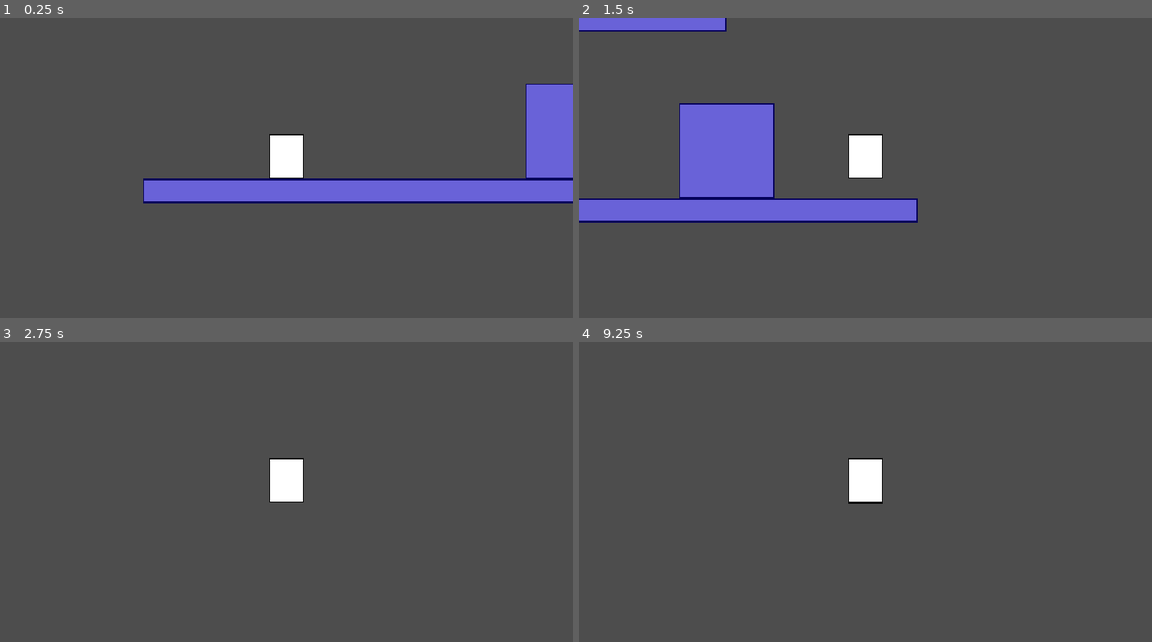
Above: before the commit, frames 1-4 (two rows, left to right).
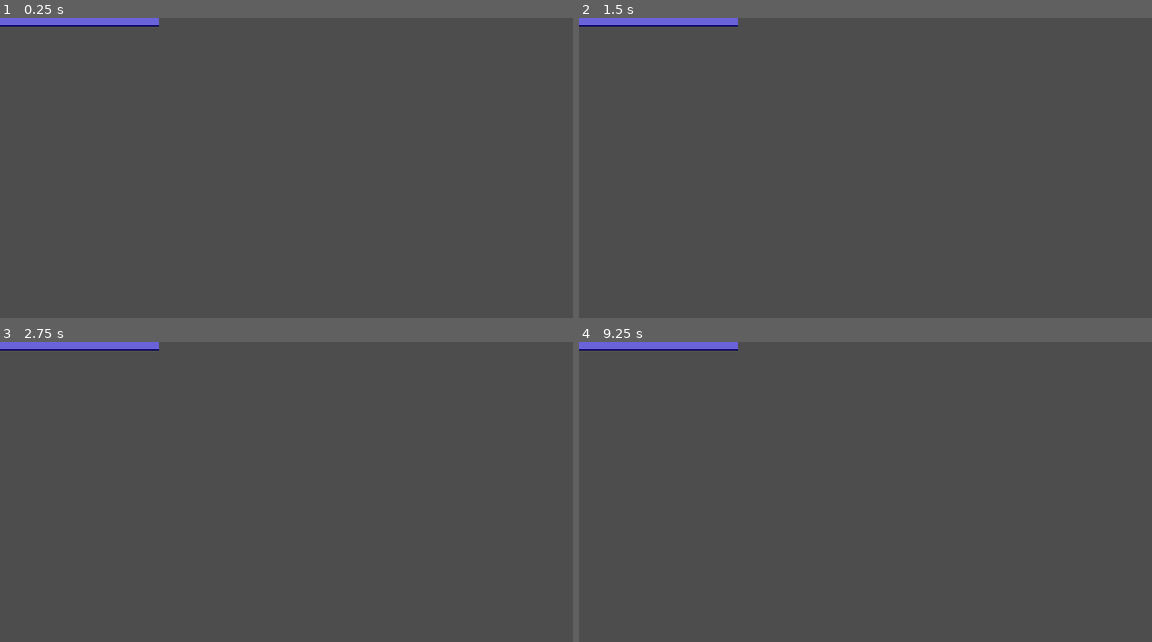
Above: after the commit, the same moments.

Repository: prtrockrs/turnover
Game: Godot game, scene res://scene/areas/area_1.tscn
The game is run twice, just before and just after one commit, with the same random seed, the same clock (stepped at 60 frames per second) and the same inputs.
Inputs:
- Up to frame 1 (0.25 s): no input
- Up to frame 2 (1.5 s): tap Enter at 0.5 s; hold D (player_right) from 0.53 s (still down); tap F (player_transform) at 0.6 s; tap Space (player_jump) at 0.77, 0.8, 1.07, 1.35 s
- Up to frame 3 (2.75 s): tap Space (player_jump) at 1.52, 1.82, 2.3 s; tap F (player_transform) at 1.55, 2.1 s; release D (player_right) at 2.03 s; hold A (player_left) from 2.03 s (still down)
- Up to frame 4 (9.25 s): tap Space (player_jump) at 2.75, 3.02, 3.32, 3.6, 3.77, 4.07, 4.25, 4.52, 4.82, 5.3, 5.75, 5.85, 6.02, 6.32, 6.77, 6.8, 7.07, 7.52, 7.82, 8.1, 9.02 s; release A (player_left) at 2.78 s; hold D (player_right) 2.78-4.28 s; tap F (player_transform) at 2.85, 4.35, 5.1, 6.05, 6.6, 7.35, 8.85 s; tap Enter at 3.5, 5 s; hold A (player_left) 4.28-5.03 s; hold D (player_right) 5.03-5.78 s; hold A (player_left) 5.78-7.28 s; hold D (player_right) from 7.28 s (still down)

The runs differ from the first frame. In frame 1, 11% of the frame differs, in the area x 0-100%, y 0-62%; in frame 2, 12%, in the area x 0-60%, y 0-69%; in frame 3, 1.7%; in frame 4, 1.7%.

Commit message:
select between different movement forms

Diff:
--- a/scene/player.tscn
+++ b/scene/player.tscn
@@ -1,7 +1,10 @@
 [gd_scene format=3 uid="uid://cj7o35avx77y2"]
 
-[ext_resource type="Script" uid="uid://nj6x5mc6mhkq" path="res://scripts/player/control.gd" id="1_y8w33"]
+[ext_resource type="Script" uid="uid://dg7tpx7xftc2f" path="res://scripts/custom_nodes/player.gd" id="1_s4jxa"]
 [ext_resource type="Texture2D" uid="uid://don3mi8gnb18g" path="res://sprites/player.png" id="2_xa75v"]
+[ext_resource type="Script" uid="uid://c0ya2aiifkwai" path="res://scripts/custom_nodes/control_manager.gd" id="3_s4jxa"]
+[ext_resource type="Script" uid="uid://onco07ug4e8r" path="res://scripts/custom_nodes/human_control.gd" id="4_oh5ij"]
+[ext_resource type="Script" uid="uid://3s3nf6wsca6q" path="res://scripts/custom_nodes/mouse_control.gd" id="5_hp4bs"]
 
 [sub_resource type="CapsuleShape2D" id="CapsuleShape2D_rf308"]
 radius = 12.0
@@ -20,3 +23,13 @@
 [node name="CollisionShape2D" type="CollisionShape2D" parent="." unique_id=1715995606]
 position = Vector2(0, -15)
 shape = SubResource("CapsuleShape2D_rf308")
+
+[node name="ControlManager" type="Node" parent="." unique_id=1366761107]
+script = ExtResource("3_s4jxa")
+
+[node name="HumanControl" type="Node" parent="ControlManager" unique_id=117576790]
+script = ExtResource("4_oh5ij")
+metadata/_custom_type_script = "uid://clsu23g4r8yju"
+
+[node name="MouseControl" type="Node" parent="ControlManager" unique_id=430451380]
+script = ExtResource("5_hp4bs")
--- /dev/null
+++ b/scripts/custom_nodes/control_manager.gd
@@ -0,0 +1,47 @@
+extends Node
+
+@onready var human_control: PlayerControl = $HumanControl
+@onready var mouse_control: PlayerControl = $MouseControl
+
+# array of all forms
+@onready var controls: Array[PlayerControl] = [
+	$HumanControl,
+	$MouseControl,
+]
+
+var active_control: PlayerControl
+var selected_index := 0 # human is default
+var choosing_form := false
+
+func _ready() -> void:
+	active_control = controls[selected_index]
+
+func setup(player: Player) -> void:
+	for control in controls:
+		control.setup(player)
+
+func process_controls() -> void:
+	if Input.is_action_just_pressed("player_transform"):
+		print("Choosing form...")
+		choosing_form = true
+		selected_index = controls.find(active_control)
+
+	if choosing_form:
+		if Input.is_action_just_pressed("ui_right"):
+			selected_index = (selected_index + 1) % controls.size()
+		elif Input.is_action_just_pressed("ui_left"):
+			selected_index = (selected_index - 1 + controls.size()) % controls.size()
+
+		print("Select %d?" % [selected_index])
+
+		if Input.is_action_just_released("player_transform"):
+			active_control = controls[selected_index]
+			choosing_form = false
+			print("%d selected." % [selected_index])
+		return
+
+	active_control.handle_input()
+
+func _physics_process(delta: float) -> void:
+	if active_control:
+		active_control.handle_physics(delta)
--- a/scripts/custom_nodes/human_control.gd
+++ b/scripts/custom_nodes/human_control.gd
@@ -1,13 +1,18 @@
-# human controls
 extends PlayerControl
 
-func handle_input(delta: float) -> void:
-	# copied from tutorial site
-	#if state == States.IDLE:
-		#velocity.x += input_direction_x * glide_acceleration * delta
-		#velocity.x = min(velocity.x, glide_max_speed)
+const SPEED = 300.0
+const JUMP_VELOCITY = -400.0
 
-	pass
+func handle_input() -> void:
+	if Input.is_action_just_pressed("player_jump") and player.is_on_floor():
+		player.velocity.y = JUMP_VELOCITY
+
+	var direction := Input.get_axis("player_left", "player_right")
+
+	if direction != 0.0:
+		player.velocity.x = direction * SPEED
+	else:
+		player.velocity.x = move_toward(player.velocity.x, 0.0, SPEED)
 
 func handle_physics(delta: float) -> void:
 	pass
--- a/scripts/custom_nodes/mouse_control.gd
+++ b/scripts/custom_nodes/mouse_control.gd
@@ -1,8 +1,18 @@
-# mouse controls
 extends PlayerControl
 
-func handle_input(delta: float) -> void:
-	pass
+const SPEED = 600.0
+const JUMP_VELOCITY = -600.0
+
+func handle_input() -> void:
+	if Input.is_action_just_pressed("player_jump") and player.is_on_floor():
+		player.velocity.y = JUMP_VELOCITY
+
+	var direction := Input.get_axis("player_left", "player_right")
+
+	if direction != 0.0:
+		player.velocity.x = direction * SPEED
+	else:
+		player.velocity.x = move_toward(player.velocity.x, 0.0, SPEED)
 
 func handle_physics(delta: float) -> void:
 	pass
--- a/scripts/custom_nodes/player.gd
+++ b/scripts/custom_nodes/player.gd
@@ -5,6 +5,39 @@
 	WALK,
 	RUN,
 	JUMP,
+	FALL,
+	CUTSCENE,
 }
 
-var state: States = States.IDLE
+var current_state: States = States.IDLE
+
+@onready var control_manager: Node = $ControlManager
+
+func _ready() -> void:
+	control_manager.setup(self)
+
+func _physics_process(delta: float) -> void:
+	# global gravity
+	if not is_on_floor():
+		velocity += get_gravity() * delta
+
+	control_manager.process_controls()
+
+	move_and_slide()
+
+	_update_animations()
+
+func _update_animations() -> void:
+	# Add animation player script
+	#match current_state:
+		#States.IDLE:
+			#animation_player.play("idle")
+		#States.WALK:
+			#animation_player.play("walk")
+		#States.RUN:
+			#animation_player.play("run")
+		#States.JUMP:
+			#animation_player.play("jump")
+		#States.FALL:
+			#animation_player.play("fall")
+	pass
--- a/scripts/custom_nodes/player_control.gd
+++ b/scripts/custom_nodes/player_control.gd
@@ -1,14 +1,13 @@
 class_name PlayerControl extends Node
 
-var character: Player
+var player: Player
 
-func handle_input(delta: float) -> void:
-	#temporary example; match is switch case
-	match character.current_state:
-		character.States.IDLE:
-			var direction = Input.get_vector("ui_left", "ui_right", "ui_up", "ui_down")
-			character.velocity.x = direction.x * 300.0
+func setup(player: Player) -> void:
+	self.player = player
+
+func handle_input() -> void:
 	pass
 
+#unused until different forms have different physics
 func handle_physics(delta: float) -> void:
 	pass
Not shown, added: scripts/custom_nodes/control_manager.gd.uid
